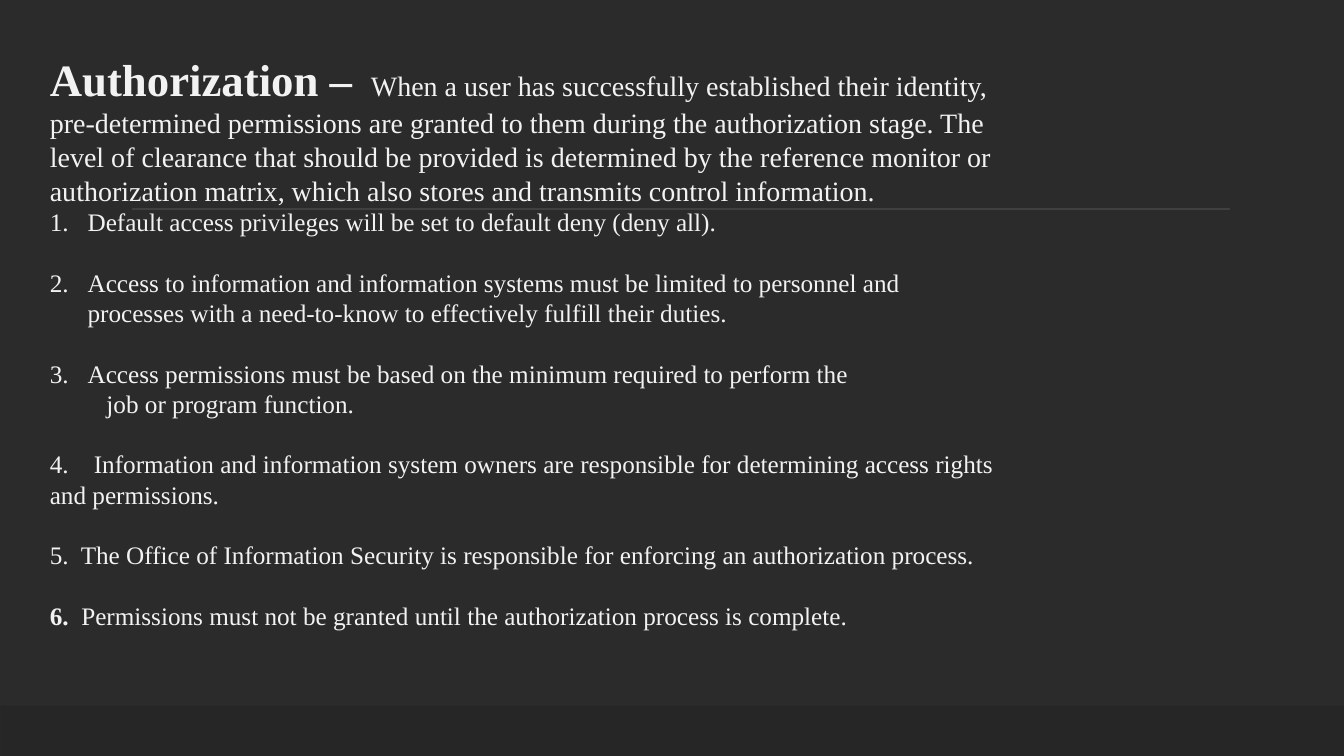
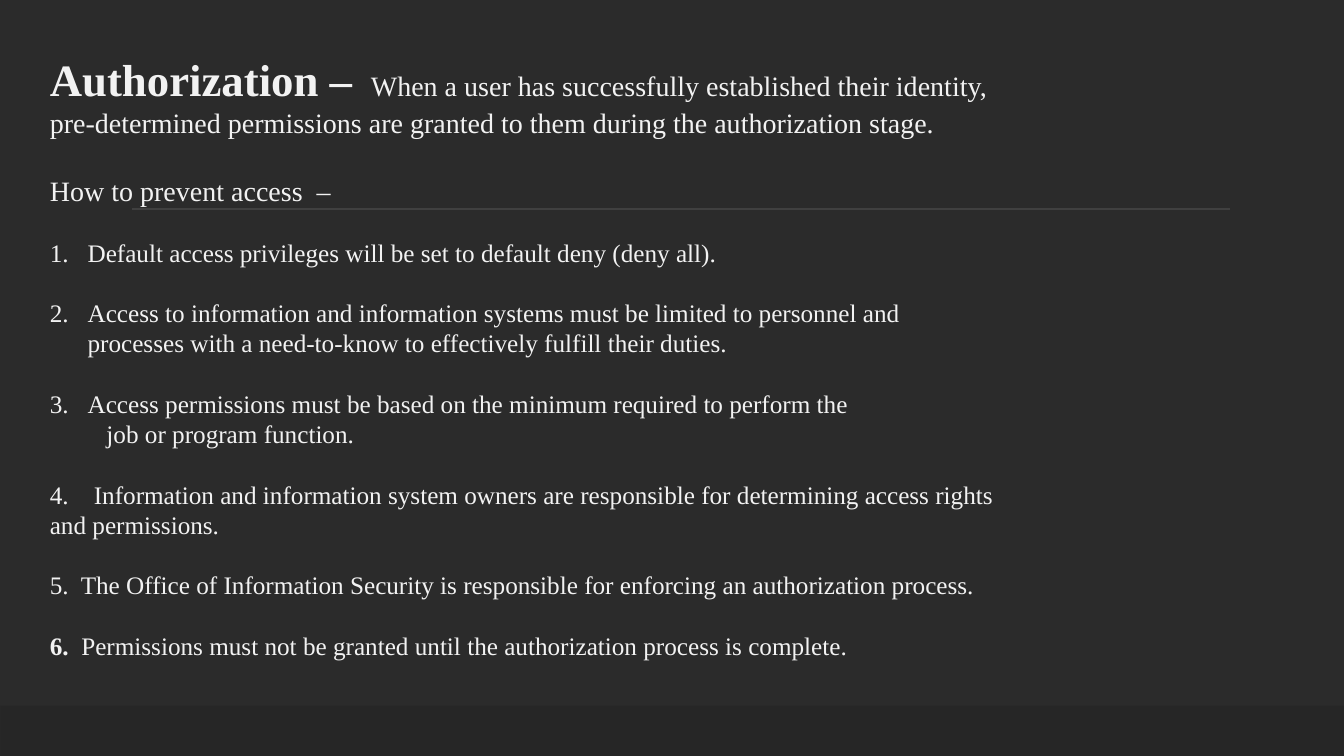
Before and after one commit to ronnie-1947/access-control-ppt, a slide deck: slide 8 of Access Control.pptx. Drawn at 1344x756 pixels with LibreOffice and Linux fonts; fonts in the diff are those of the drawing; background and template pictures are left out; a plain dark background stands for a picture behind light text. Boxes give left, top, right and bottom in pixels: in the first picture for what was removed or moved away, otherwise in the second. Text is boxed around its words. In the diff, an @@ line names an element or a change of style, - is before the commit and + after.

```diff
--- a/Access Control.pptx
+++ b/Access Control.pptx
@@ text at (x1=50, y1=65, x2=987, y2=206): text changed @@
-Authorization – When a user has successfully established their identity, pre-determined permissions are granted to them during the authorization stage. The level of clearance that should be provided is determined by the reference monitor or authorization matrix, which also stores and transmits control information.
+Authorization – When a user has successfully established their identity, pre-determined permissions are granted to them during the authorization stage.
+How to prevent access –
```
Also in this commit, not shown: 8 other slides changed, 1 slide removed.
